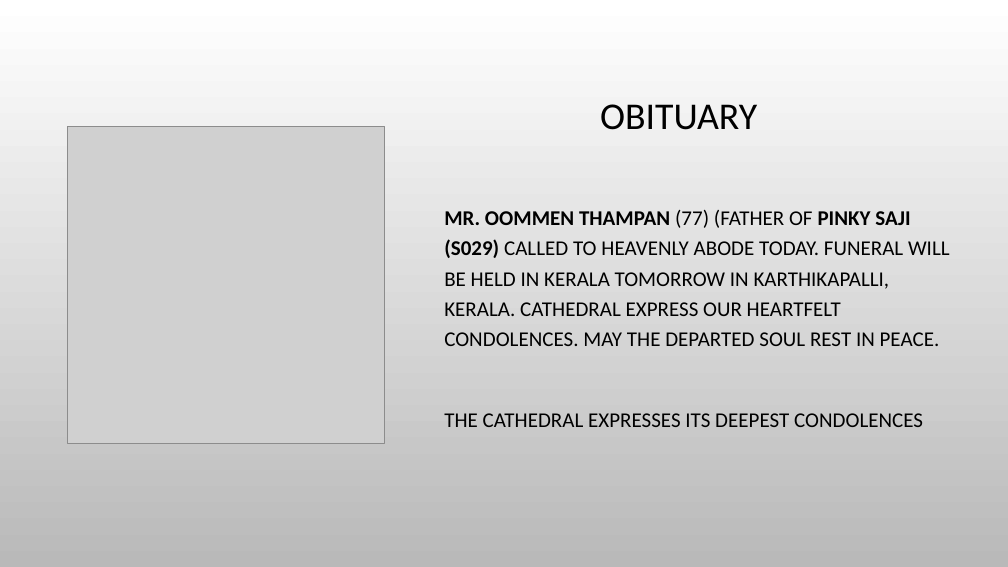
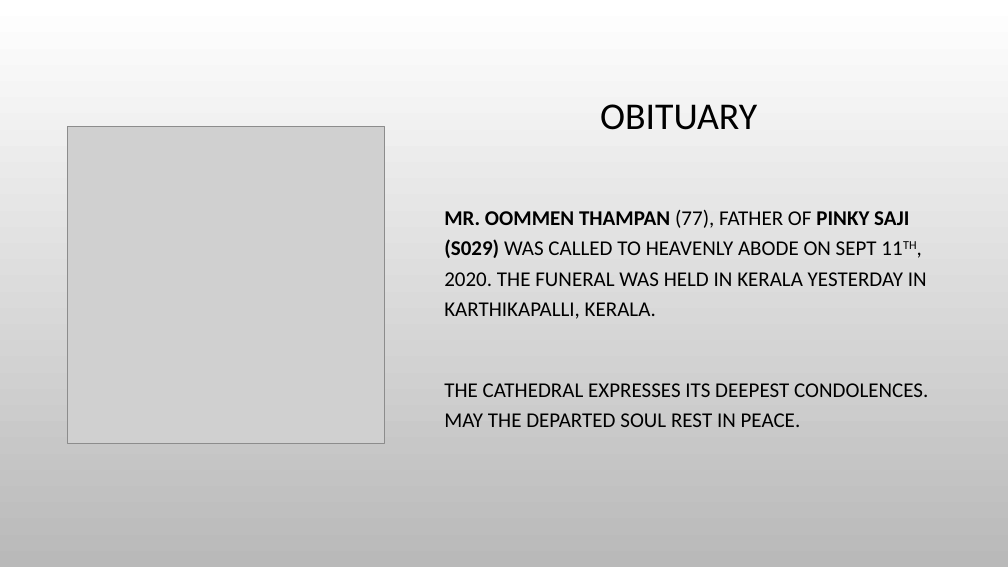
Before and after one commit to stoscsg/openlp-data, a slide deck: slide 3 of stosc_services/PPT/Birthday & Anniversaries.pptx. Drawn at 1008x567 pixels with LibreOffice and Linux fonts; fonts in the diff are those of the drawing; grey boxes stand for pictures; background and template pictures are left out. Boxes give left, top, right and bottom in pixels: in the first picture for what was removed or moved away, otherwise in the second. Text is boxed around its words. In the diff, an @@ line names an element or a change of style, - is before the commit and + after.

Commit message:
Updated Obituary

```diff
--- a/stosc_services/PPT/Birthday & Anniversaries.pptx
+++ b/stosc_services/PPT/Birthday & Anniversaries.pptx
@@ text at (x1=444, y1=210, x2=928, y2=427): text changed @@
-MR. OOMMEN THAMPAN (77) (FATHER OF PINKY SAJI (S029) CALLED TO HEAVENLY ABODE TODAY. FUNERAL WILL BE HELD IN KERALA TOMORROW IN KARTHIKAPALLI, KERALA. CATHEDRAL EXPRESS OUR HEARTFELT CONDOLENCES. MAY THE DEPARTED SOUL REST IN PEACE.
-THE CATHEDRAL EXPRESSES ITS DEEPEST CONDOLENCES
+MR. OOMMEN THAMPAN (77), FATHER OF PINKY SAJI (S029) WAS CALLED TO HEAVENLY ABODE ON SEPT 11TH, 2020. THE FUNERAL WAS HELD IN KERALA YESTERDAY IN KARTHIKAPALLI, KERALA.
+THE CATHEDRAL EXPRESSES ITS DEEPEST CONDOLENCES. MAY THE DEPARTED SOUL REST IN PEACE.
```
Also in this commit, not shown: 3 other files.
